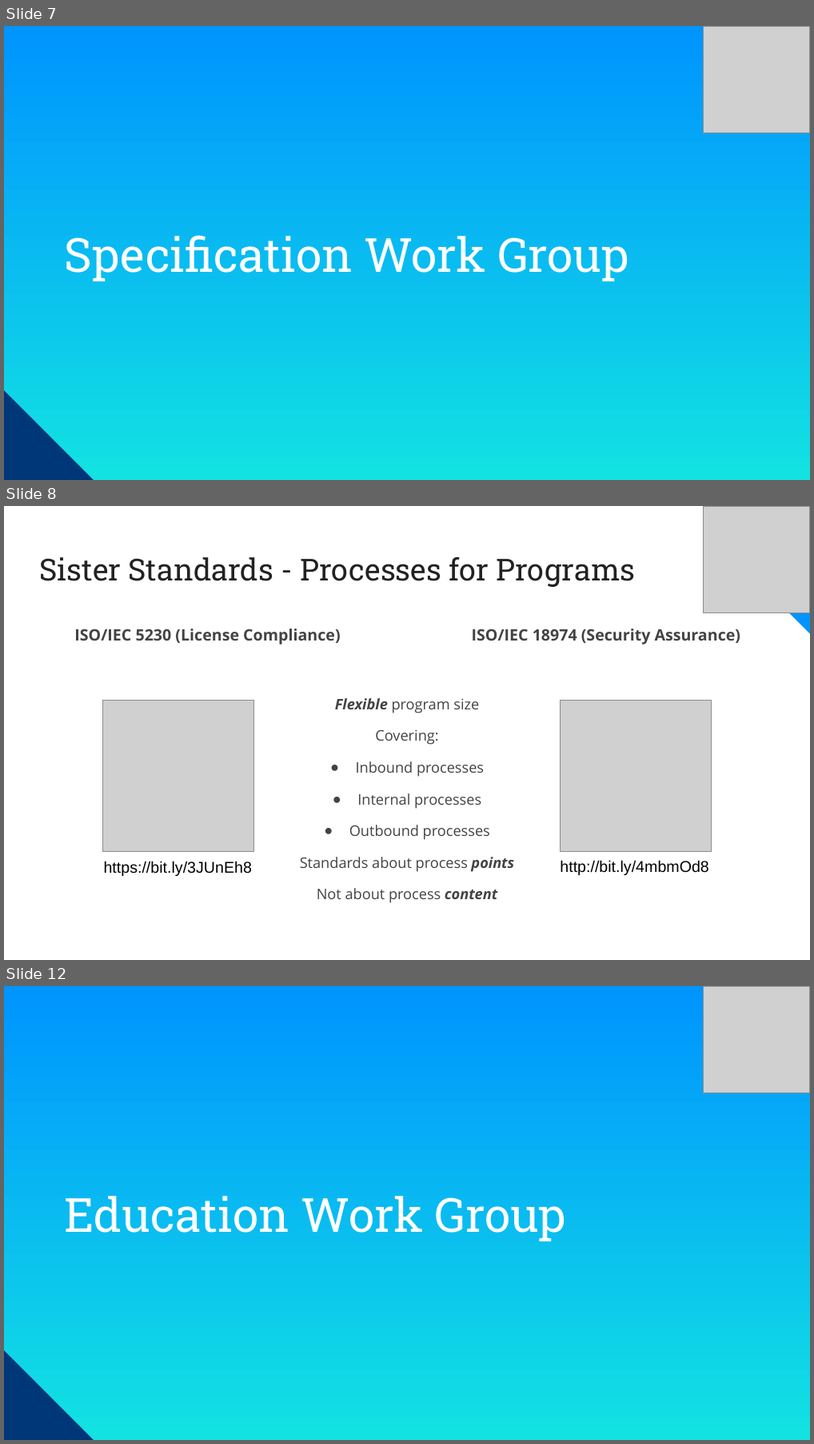
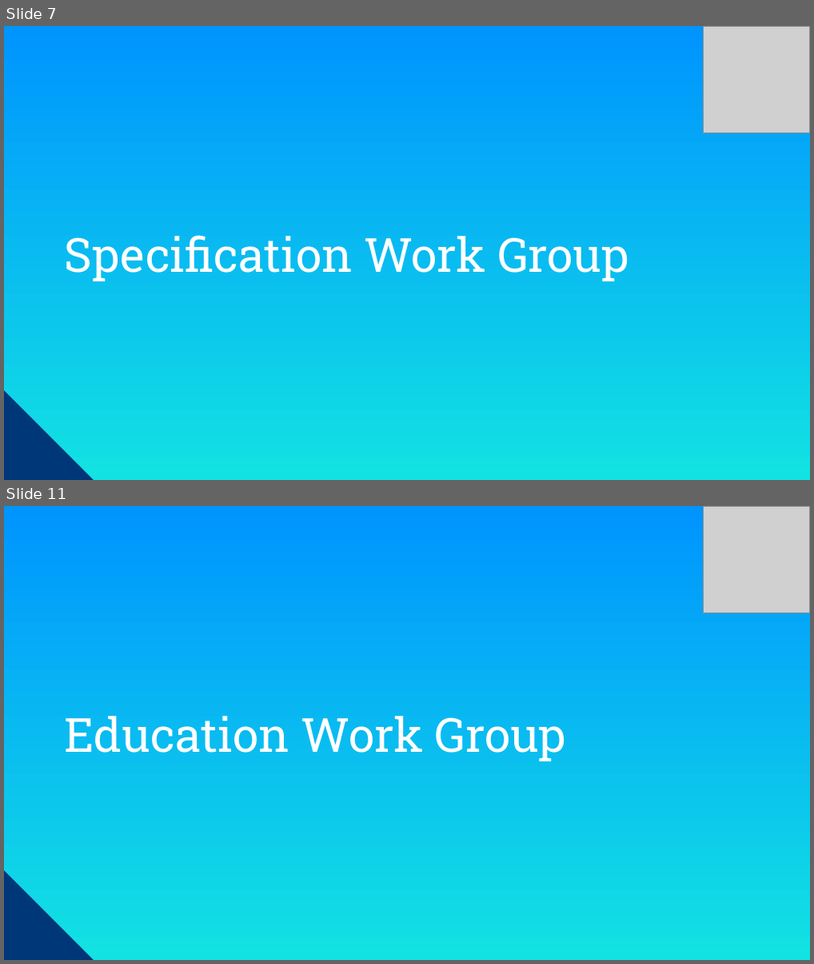
Before and after one commit to OpenChain-Project/Meeting-Slides, a slide deck: 2025/specification-education-monthly/2025-10-Europe-Asia.pptx. Shown one above the other, each under a label of ours: slides 7, 8 and 12 before the commit, slides 7 and 11 after it; the slides between them are not shown. The pictures are 814x1444 and 814x964 pixels, drawn with LibreOffice and Linux fonts; fonts in the diff are those of the drawing; grey boxes stand for pictures; background and template pictures are left out. Boxes give left, top, right and bottom in pixels: in the first picture for what was removed or moved away, otherwise in the second. Text is boxed around its words. In the diff, an @@ line names an element or a change of style, - is before the commit and + after.

```diff
--- a/2025/specification-education-monthly/2025-10-Europe-Asia.pptx
+++ b/2025/specification-education-monthly/2025-10-Europe-Asia.pptx
@@ slide 8 removed at <box>4,506,810,960</box>, background #FFFFFF @@
@@ picture removed at <box>703,506,810,613</box> @@
@@ title removed at <box>39,557,636,587</box> @@
-Sister Standards - Processes for Programs
@@ group removed at <box>618,506,810,633</box>: 3 right triangles, 1 rectangle @@
@@ text removed at <box>74,628,340,644</box> @@
-ISO/IEC 5230 (License Compliance)
@@ text removed at <box>472,628,742,644</box> @@
-ISO/IEC 18974 (Security Assurance)
@@ picture removed at <box>103,700,254,851</box> @@
@@ text removed at <box>300,698,514,903</box> @@
-Flexible program size
-Covering:
-● Inbound processes
-● Internal processes
-● Outbound processes
-Standards about process points
-Not about process content
@@ picture removed at <box>561,700,712,851</box> @@
@@ text removed at <box>104,860,252,876</box> @@
-https://bit.ly/3JUnEh8
@@ text removed at <box>560,860,709,875</box> @@
-http://bit.ly/4mbmOd8
@@ what was slide 12 is now slide 11 @@
```
Also in this commit, not shown: 7 slides changed, 1 other file.
